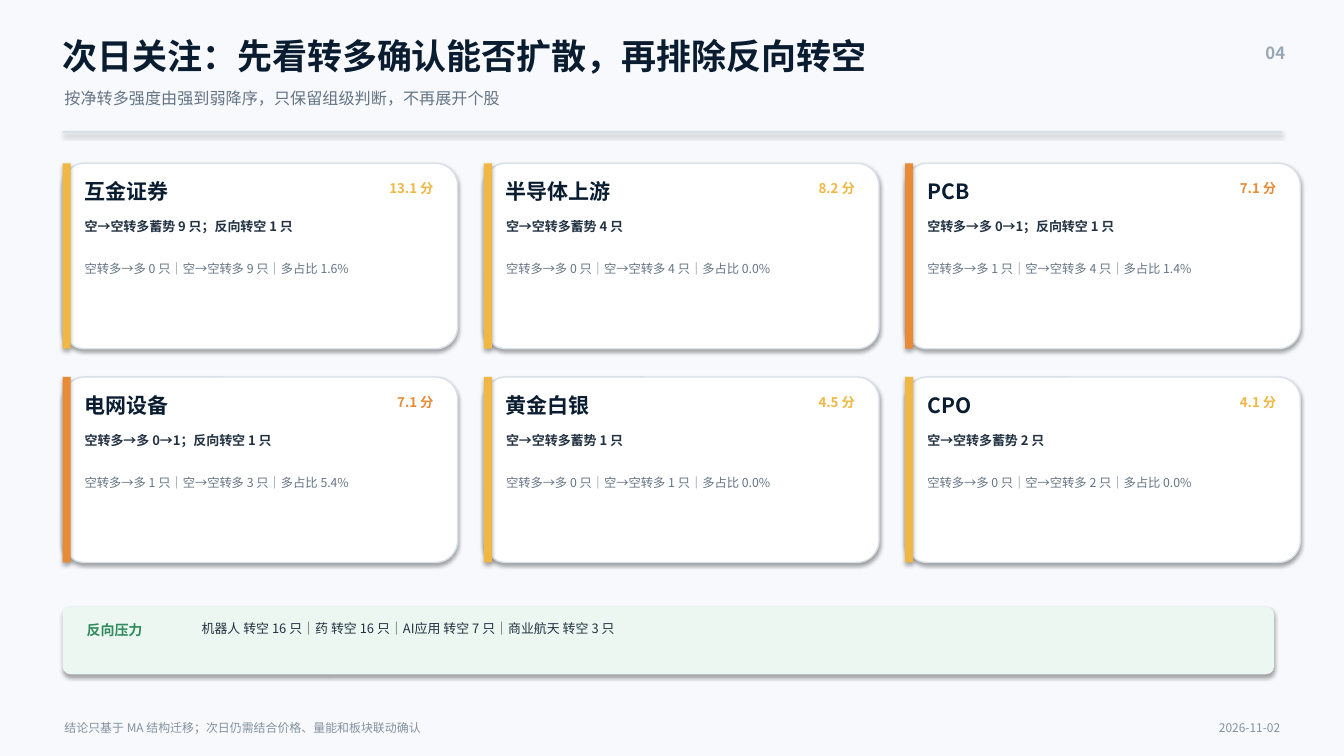
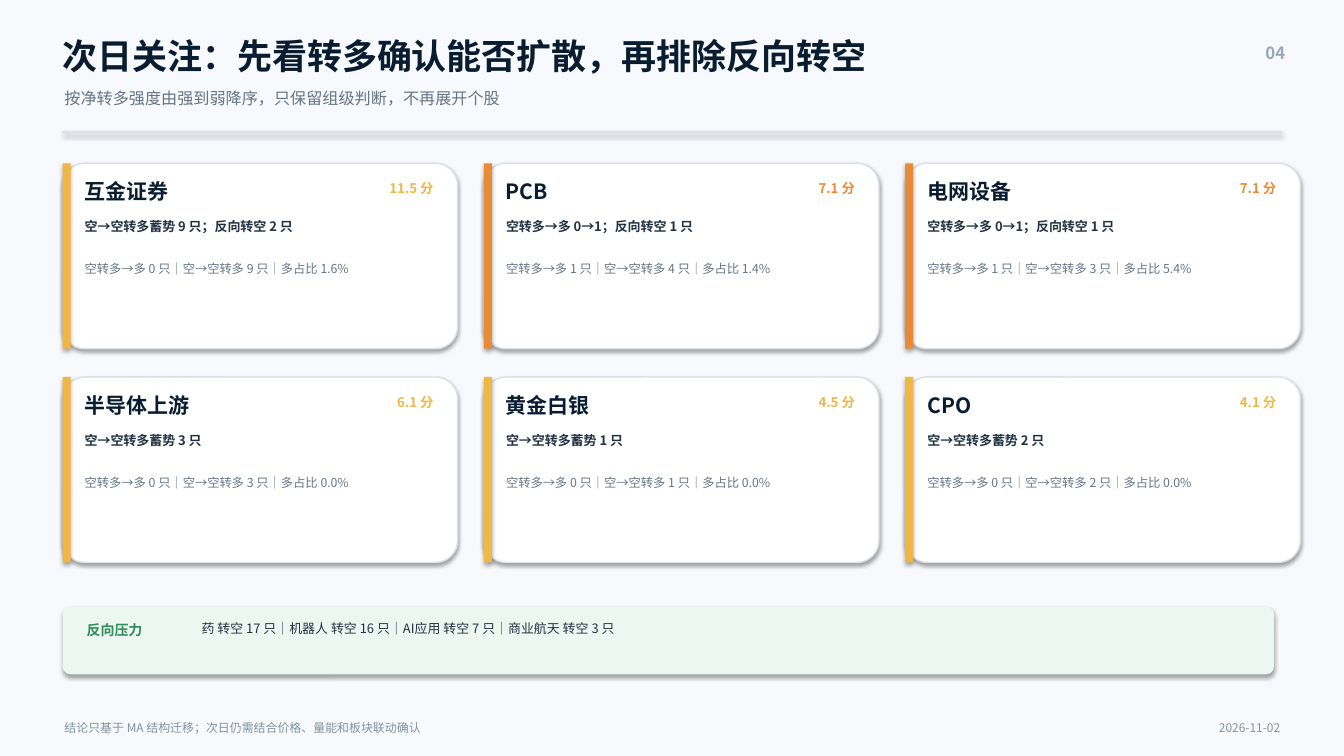
Before and after one commit to nancybhc/a-share-blast-lab, a slide deck: slide 4 of assets/多空阶段简报_2026-11-02.pptx. Drawn at 1344x756 pixels with LibreOffice and Linux fonts; fonts in the diff are those of the drawing. Boxes give left, top, right and bottom in pixels: in the first picture for what was removed or moved away, otherwise in the second. Text is boxed around its words. In the diff, an @@ line names an element or a change of style, - is before the commit and + after.

```diff
--- a/assets/多空阶段简报_2026-11-02.pptx
+++ b/assets/多空阶段简报_2026-11-02.pptx
@@ rectangle at bbox=[484, 163, 492, 349]: fill #F0B744 to #E88B36 @@
@@ text at bbox=[389, 182, 433, 194]: text changed @@
-13.1 分
+11.5 分
@@ text at bbox=[506, 183, 548, 200]: text changed @@
-半导体上游
+PCB
@@ text at bbox=[819, 182, 855, 194]: text changed; text colour #F0B744 to #E88B36 @@
-8.2 分
+7.1 分
@@ text at bbox=[927, 181, 1011, 201]: text changed @@
-PCB
+电网设备
@@ text at bbox=[85, 220, 293, 233]: text changed @@
-空→空转多蓄势 9 只；反向转空 1 只
+空→空转多蓄势 9 只；反向转空 2 只
@@ text at bbox=[506, 220, 693, 233]: text changed @@
-空→空转多蓄势 4 只
+空转多→多 0→1；反向转空 1 只
@@ text at bbox=[506, 262, 770, 274]: text changed @@
-空转多→多 0 只｜空→空转多 4 只｜多占比 0.0%
+空转多→多 1 只｜空→空转多 4 只｜多占比 1.4%
@@ text at bbox=[927, 262, 1191, 274]: text changed @@
-空转多→多 1 只｜空→空转多 4 只｜多占比 1.4%
+空转多→多 1 只｜空→空转多 3 只｜多占比 5.4%
@@ rectangle at bbox=[63, 377, 71, 563]: fill #E88B36 to #F0B744 @@
@@ text at bbox=[85, 395, 190, 415]: text changed @@
-电网设备
+半导体上游
@@ text at bbox=[397, 396, 433, 408]: text changed; text colour #E88B36 to #F0B744 @@
-7.1 分
+6.1 分
@@ text at bbox=[85, 434, 202, 446]: text changed @@
-空转多→多 0→1；反向转空 1 只
+空→空转多蓄势 3 只
@@ text at bbox=[85, 476, 349, 488]: text changed @@
-空转多→多 1 只｜空→空转多 3 只｜多占比 5.4%
+空转多→多 0 只｜空→空转多 3 只｜多占比 0.0%
@@ text at bbox=[202, 622, 615, 635]: text changed @@
-机器人 转空 16 只｜药 转空 16 只｜AI应用 转空 7 只｜商业航天 转空 3 只
+药 转空 17 只｜机器人 转空 16 只｜AI应用 转空 7 只｜商业航天 转空 3 只
```
Also in this commit, not shown: 3 other slides changed, 12 other files.
